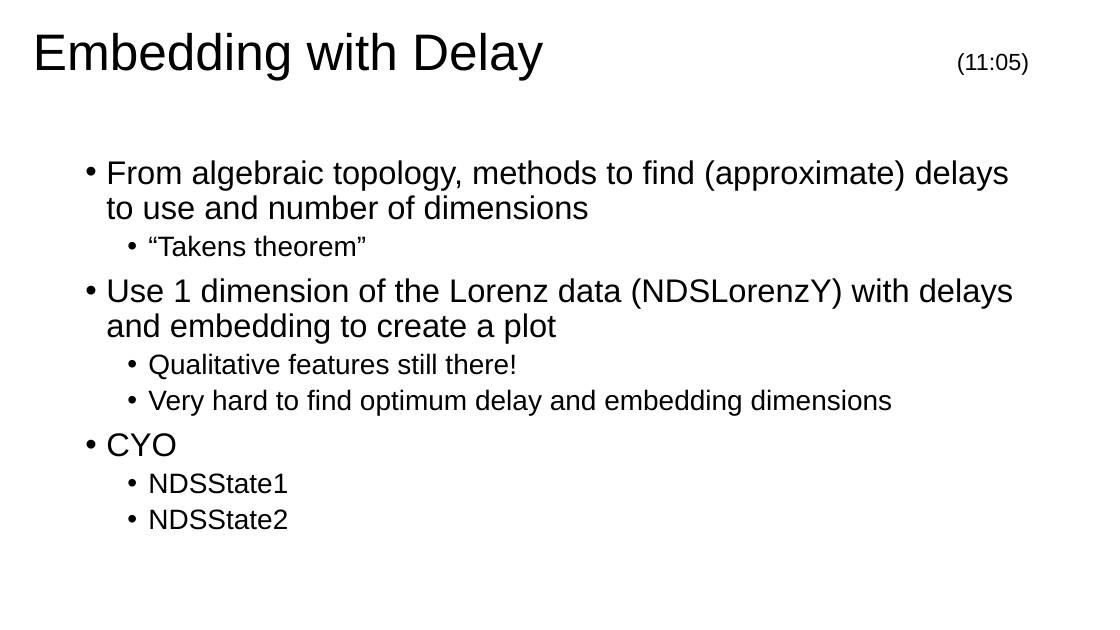
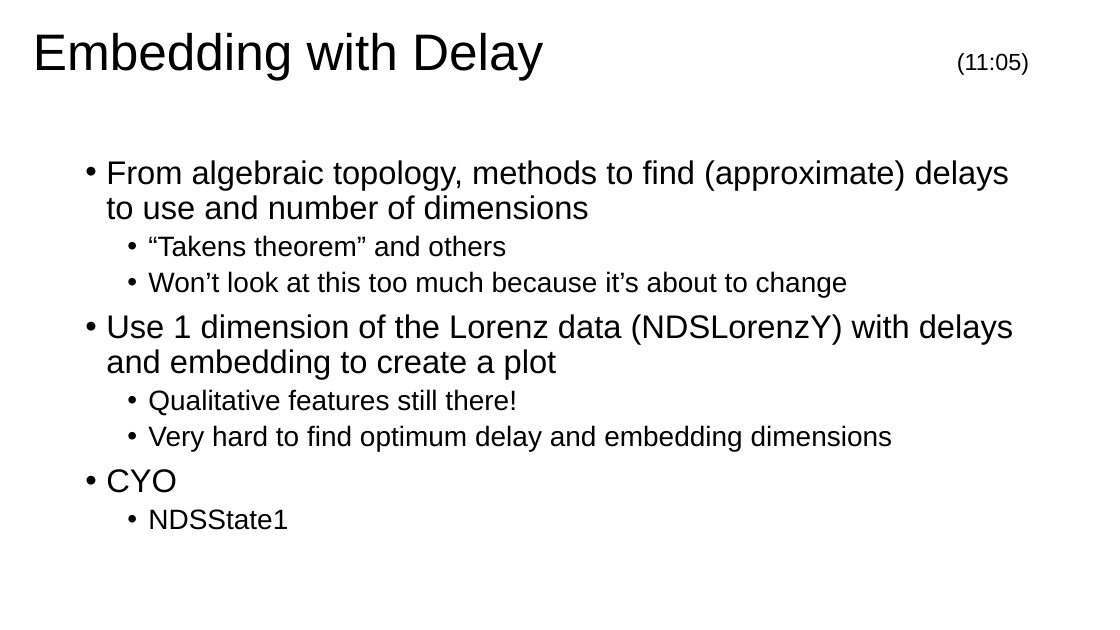
Before and after one commit to barneyricca/NDS_workshop, a slide deck: slide 17 of Slide Decks/Wednesday Morning.pptx. Drawn at 1120x630 pixels with LibreOffice and Linux fonts; fonts in the diff are those of the drawing; background and template pictures are left out. Boxes give left, top, right and bottom in pixels: in the first picture for what was removed or moved away, otherwise in the second. Text is boxed around its words. In the diff, an @@ line names an element or a change of style, - is before the commit and + after.

```diff
--- a/Slide Decks/Wednesday Morning.pptx
+++ b/Slide Decks/Wednesday Morning.pptx
@@ text at [148,235,848,297]: text changed @@
-  • “Takens theorem”
+  • “Takens theorem” and others
+  • Won’t look at this too much because it’s about to change
@@ text at [148,509,288,530]: paragraph removed @@
-  • NDSState2
```
Also in this commit, not shown: 2 other slides changed, 4 other files.
